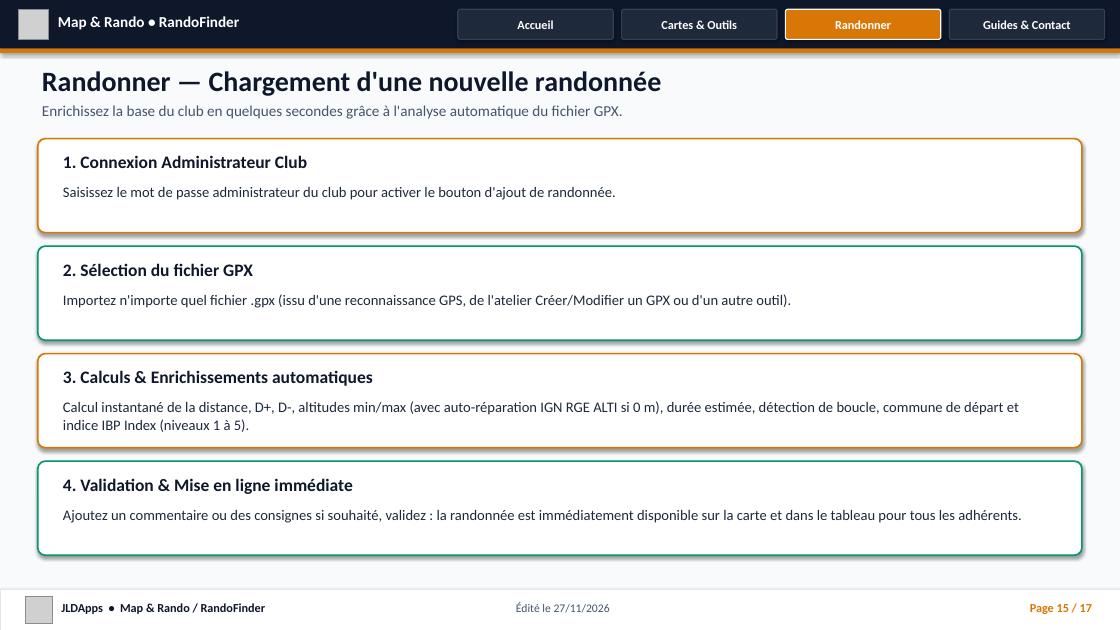
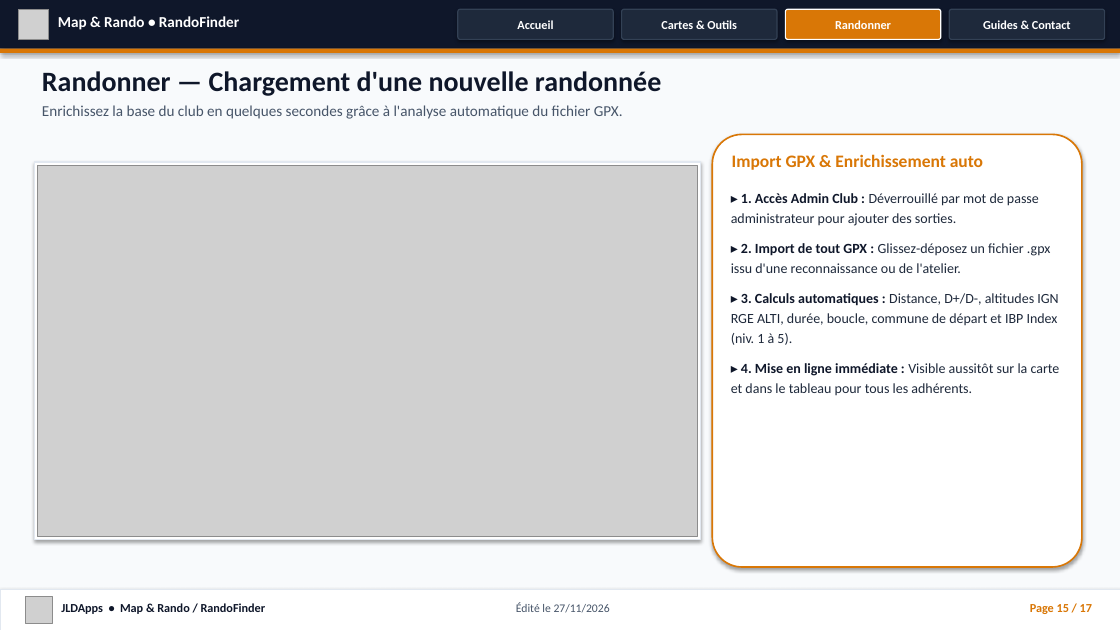
Before and after one commit to jusitafu/maprando, a slide deck: slide 15 of docs/Presentation_RandoFinder_JLDApps.pptx. Drawn at 1120x630 pixels with LibreOffice and Linux fonts; fonts in the diff are those of the drawing; grey boxes stand for pictures. Boxes give left, top, right and bottom in pixels: in the first picture for what was removed or moved away, otherwise in the second. Text is boxed around its words. In the diff, an @@ line names an element or a change of style, - is before the commit and + after.

Commit message:
v244: Ajout des captures d ecran HD sur toutes les slides GPX (Charger, Creer, Modifier) et Randonner (Club/Test, Survol/Impression, Chargement) dans Presentation_RandoFinder_JLDApps.pptx

```diff
--- a/docs/Presentation_RandoFinder_JLDApps.pptx
+++ b/docs/Presentation_RandoFinder_JLDApps.pptx
@@ rounded rectangle removed at (x1=38, y1=139, x2=1082, y2=233) @@
@@ rounded rectangle added at (x1=712, y1=134, x2=1082, y2=567), fill #FFFFFF, outline #D97706 1.4 pt @@
@@ rectangle added at (x1=34, y1=162, x2=701, y2=539), fill #FFFFFF, outline #E2E8F0 1.2 pt @@
@@ picture added at (x1=38, y1=166, x2=697, y2=536) @@
@@ text removed at (x1=63, y1=155, x2=307, y2=168) @@
-1. Connexion Administrateur Club
@@ text added at (x1=732, y1=154, x2=983, y2=170), 15 pt, text #D97706, bold @@
+Import GPX & Enrichissement auto
@@ text removed at (x1=63, y1=187, x2=616, y2=200) @@
-Saisissez le mot de passe administrateur du club pour activer le bouton d'ajout de randonnée.
@@ text at (x1=731, y1=193, x2=1060, y2=395): text changed; size 15 to 12 pt; text colour #0F172A to #1E293B; bold off @@
-2. Sélection du fichier GPX
+▸ 1. Accès Admin Club : Déverrouillé par mot de passe administrateur pour ajouter des sorties.
+▸ 2. Import de tout GPX : Glissez-déposez un fichier .gpx issu d'une reconnaissance ou de l'atelier.
+▸ 3. Calculs automatiques : Distance, D+/D-, altitudes IGN RGE ALTI, durée, boucle, commune de départ et IBP Index (niv. 1 à 5).
+▸ 4. Mise en ligne immédiate : Visible aussitôt sur la carte et dans le tableau pour tous les adhérents.
@@ rounded rectangle removed at (x1=38, y1=246, x2=1082, y2=340) @@
@@ text removed at (x1=63, y1=294, x2=791, y2=308) @@
-Importez n'importe quel fichier .gpx (issu d'une reconnaissance GPS, de l'atelier Créer/Modifier un GPX ou d'un autre outil).
@@ rounded rectangle removed at (x1=38, y1=354, x2=1082, y2=448) @@
@@ text removed at (x1=63, y1=370, x2=373, y2=386) @@
-3. Calculs & Enrichissements automatiques
@@ text removed at (x1=63, y1=401, x2=1019, y2=432) @@
-Calcul instantané de la distance, D+, D-, altitudes min/max (avec auto-réparation IGN RGE ALTI si 0 m), durée estimée, détection de boucle, commune de départ et indice IBP Index (niveaux 1 à 5).
@@ rounded rectangle removed at (x1=38, y1=461, x2=1082, y2=555) @@
@@ text removed at (x1=63, y1=478, x2=352, y2=494) @@
-4. Validation & Mise en ligne immédiate
@@ text removed at (x1=63, y1=510, x2=1021, y2=523) @@
-Ajoutez un commentaire ou des consignes si souhaité, validez : la randonnée est immédiatement disponible sur la carte et dans le tableau pour tous les adhérents.
```
Also in this commit, not shown: 5 other slides changed, 2 other files.
